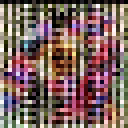
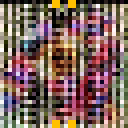
Two versions of the same layered image (128x128). Layer-by-layer changes:
added layer "Layer 5" above "Layer 2" over left=52, top=0, right=76, bottom=128
